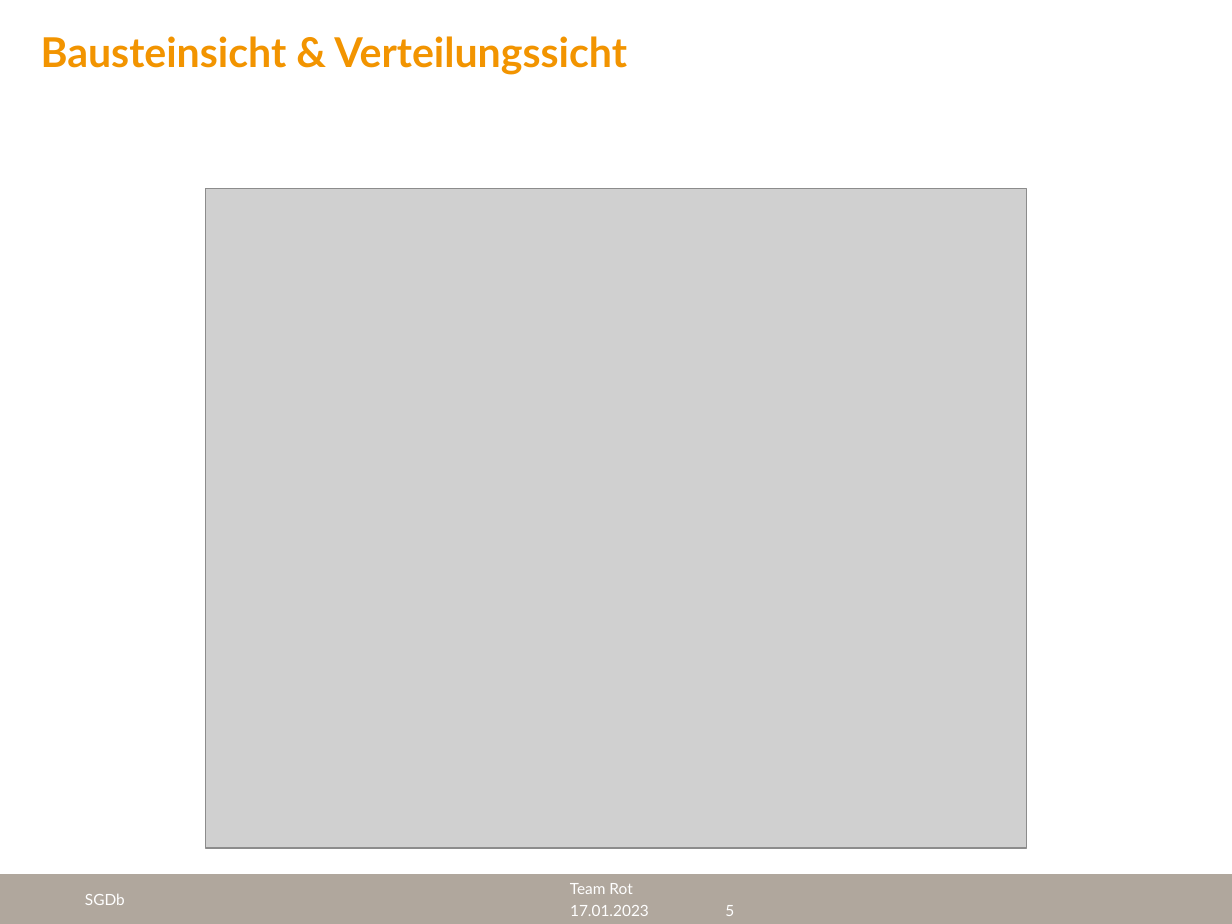
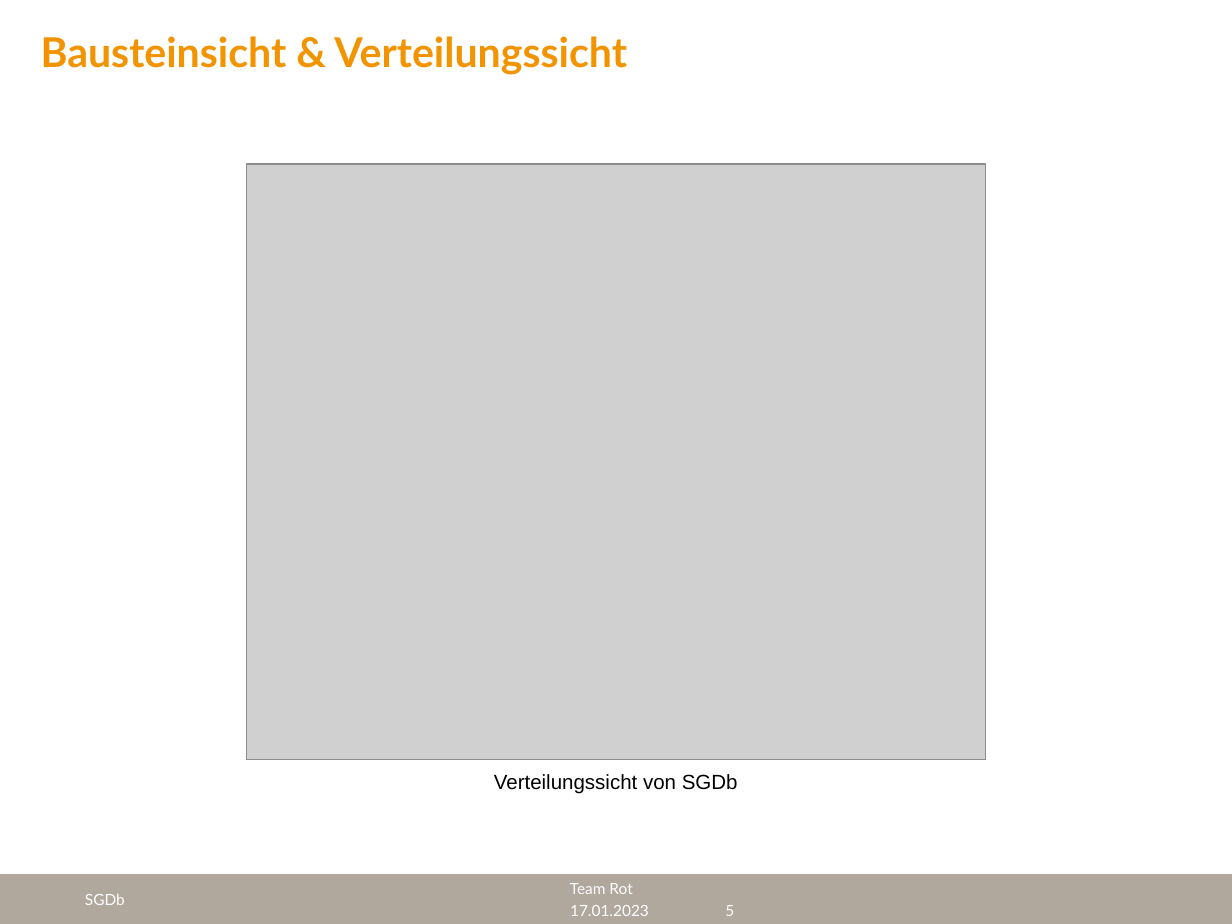
Before and after one commit to cyberlytics/SGDb, a slide deck: slide 5 of sys_doc/presentation/20230117_TeamRot_Ergebnis.pptx. Drawn at 1232x924 pixels with LibreOffice and Linux fonts; fonts in the diff are those of the drawing; grey boxes stand for pictures; background and template pictures are left out. Boxes give left, top, right and bottom in pixels: in the first picture for what was removed or moved away, otherwise in the second. Text is boxed around its words. In the diff, an @@ line names an element or a change of style, - is before the commit and + after.

```diff
--- a/sys_doc/presentation/20230117_TeamRot_Ergebnis.pptx
+++ b/sys_doc/presentation/20230117_TeamRot_Ergebnis.pptx
@@ picture: place and size @@
-picture at bbox=[206, 188, 1026, 848]
+picture at bbox=[246, 164, 986, 760]
@@ text added at bbox=[494, 774, 738, 794], 12 pt, text #000000 @@
+Verteilungssicht von SGDb
```
Also in this commit, not shown: 3 other slides changed, 3 other files.
